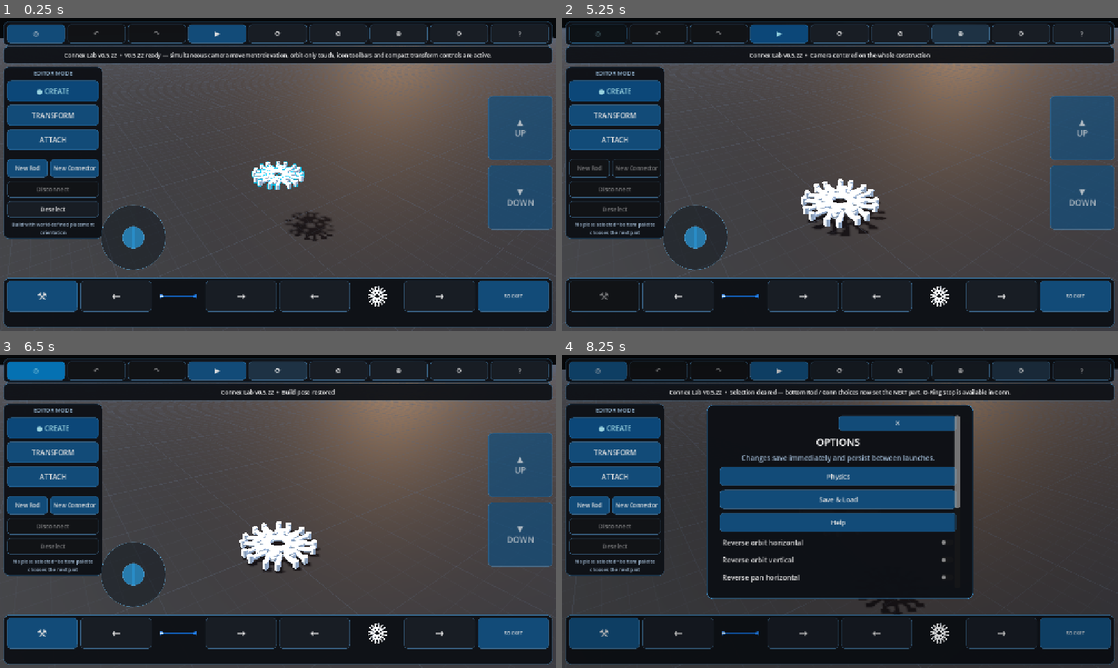
Above: before the commit, frames 1-4 (two rows, left to right).
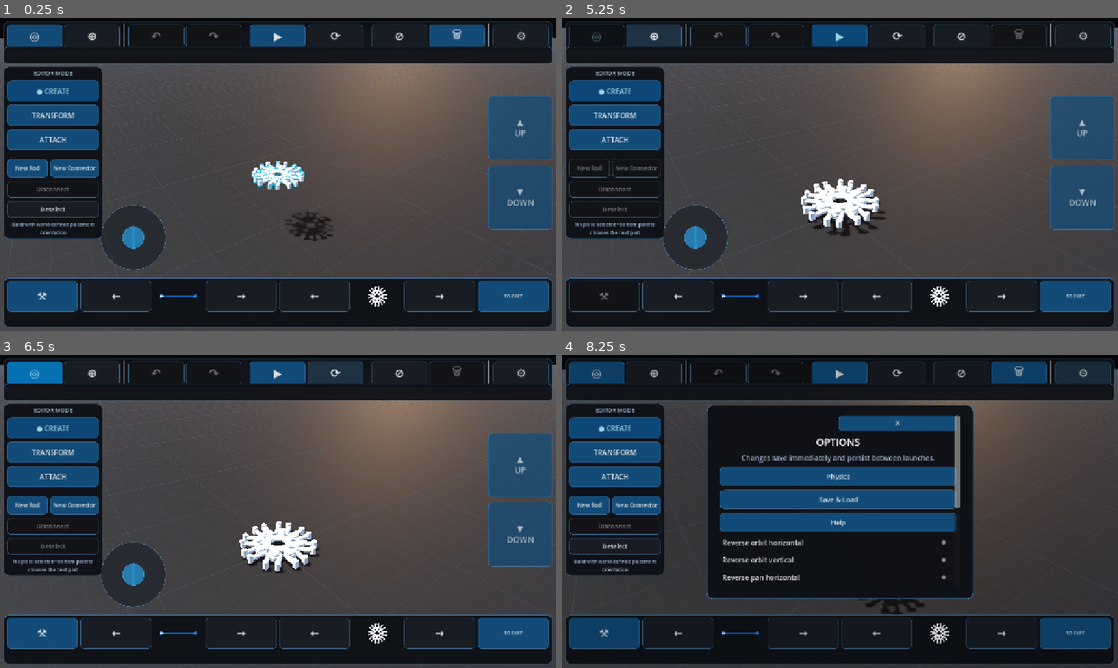
Above: after the commit, the same moments.

Repository: pixel375/connex
Game: Godot game, scene res://Main.tscn
The game is run twice, just before and just after one commit, with the same random seed, the same clock (stepped at 60 frames per second) and the same inputs.
Inputs (mouse positions are in pixels of both pictures, inside the frame that each line leads up to):
- Up to frame 1 (0.25 s): no input
- Up to frame 2 (5.25 s): click "New Rod" at 0.5 s; click "● New Rod" at 1.25 s; click "New Rod" at 2 s; click "● New Rod" at 2.75 s; click "◎" at 3.5 s; click "▶" at 4.25 s; click "⊕" at 5 s
- Up to frame 3 (6.5 s): click "⟳" at 5.75 s
- Up to frame 4 (8.25 s): click "⊘" at 6.5 s; click (878, 539) at 7.25 s, where only the run after the commit has a clickable "Restart"; click "⚙" at 8 s

The runs differ from the first frame. In frame 1, 3.8% of the frame differs, in the area x 0-100%, y 1-14%; in frame 2, 3.8%; in frame 3, 3.2%; in frame 4, 4.4%, in the area x 0-100%, y 1-70%.

Commit message:
Fix v0.5.22 top toolbar finalization

Diff:
--- a/Main.tscn
+++ b/Main.tscn
@@ -1,13 +1,17 @@
-[gd_scene load_steps=3 format=3]
+[gd_scene load_steps=4 format=3]
 
 ; v0.5.22 runtime keeps the v0.5.21 unified transform/camera foundation and adds
-; the touch/UI refresh in main_v081.gd. Physics slider compatibility stays as a
-; separate tiny scene helper so older save/settings behavior remains untouched.
+; the touch/UI refresh in main_v081.gd. Scene helpers preserve legacy physics
+; slider behavior and finalize the icon top bar after the inherited UI is ready.
 [ext_resource type="Script" path="res://scripts/main_v081.gd" id="1_main"]
 [ext_resource type="Script" path="res://scripts/physics_slider_fix_v052.gd" id="2_physics_fix"]
+[ext_resource type="Script" path="res://scripts/ui_topbar_fix_v081.gd" id="3_topbar_fix"]
 
 [node name="Main" type="Node3D"]
 script = ExtResource("1_main")
 
 [node name="PhysicsSliderFixV052" type="Node" parent="."]
 script = ExtResource("2_physics_fix")
+
+[node name="TopBarFixV081" type="Node" parent="."]
+script = ExtResource("3_topbar_fix")
--- /dev/null
+++ b/scripts/ui_topbar_fix_v081.gd
@@ -0,0 +1,104 @@
+extends Node
+
+# Scene-level finalizer for the v0.5.22 top toolbar.
+# Some inherited UI revisions wrap the status label separately from the action
+# buttons. main_v081's first pass therefore cannot safely assume the status
+# label's direct parent is the action HBox. Resolve the toolbar from Select,
+# after the Main node has finished its complete inherited _ready() chain.
+
+func _ready() -> void:
+	call_deferred("_apply_topbar_fix")
+
+
+func _apply_topbar_fix() -> void:
+	var main := get_parent()
+	if main == null:
+		return
+
+	var status := main.get("status_label") as Label
+	if status != null:
+		status.hide()
+		status.mouse_filter = Control.MOUSE_FILTER_IGNORE
+
+	var legacy_delete := main.get("delete_button_v032") as Button
+	if legacy_delete != null:
+		legacy_delete.hide()
+		legacy_delete.mouse_filter = Control.MOUSE_FILTER_IGNORE
+
+	var select_button := main.get("select_button_v020") as Button
+	if select_button == null:
+		return
+	var top_row := select_button.get_parent() as HBoxContainer
+	if top_row == null:
+		return
+
+	var top_parent := top_row.get_parent() as Control
+	if top_parent != null:
+		top_parent.offset_bottom = maxf(top_parent.offset_bottom, 76.0)
+	if top_parent is PanelContainer:
+		(top_parent as PanelContainer).add_theme_stylebox_override("panel", main.call("_panel_style", 0.97, 11))
+	top_row.add_theme_constant_override("separation", 4)
+
+	# Retire the old top-level Help button. Help now lives in Options.
+	for child_value in top_row.get_children():
+		var button := child_value as Button
+		if button != null and button.text == "?":
+			button.hide()
+			button.mouse_filter = Control.MOUSE_FILTER_IGNORE
+
+	var top_delete := main.get("top_delete_button_v081") as Button
+	if top_delete == null:
+		top_delete = main.call("_ui_button", "🗑", Callable(main, "_request_delete_v081"), true) as Button
+		main.set("top_delete_button_v081", top_delete)
+		top_row.add_child(top_delete)
+
+	var center_button := main.get("top_center_button") as Button
+	var undo_button := main.get("top_undo_button") as Button
+	var redo_button := main.get("top_redo_button") as Button
+	var simulate_button := main.get("top_simulate_button") as Button
+	var restore_button := main.get("top_restore_button") as Button
+	var restart_button := main.get("top_restart_button") as Button
+	var options_button := main.get("options_button") as Button
+
+	main.call("_style_top_icon_v081", select_button, "◎", "Select a piece")
+	main.call("_style_top_icon_v081", center_button, "⊕", "Center selected piece / construction")
+	main.call("_style_top_icon_v081", undo_button, "↶", "Undo")
+	main.call("_style_top_icon_v081", redo_button, "↷", "Redo")
+	main.call("_style_top_icon_v081", simulate_button, "▶", "Simulate")
+	main.call("_style_top_icon_v081", restore_button, "⟳", "Restore build pose")
+	main.call("_style_top_icon_v081", restart_button, "⊘", "Restart project")
+	main.call("_style_top_icon_v081", top_delete, "🗑", "Delete selected piece")
+	main.call("_style_top_icon_v081", options_button, "⚙", "Options")
+	main.call("_replace_pressed_callback_v081", restart_button, Callable(main, "_request_restart_v081"))
+
+	# Rebuild separators once so the visible order is deterministic regardless of
+	# how an older inherited toolbar was wrapped.
+	for child_value in top_row.get_children():
+		if child_value is VSeparator:
+			top_row.remove_child(child_value)
+			(child_value as Node).queue_free()
+
+	var separators: Array[VSeparator] = []
+	for _i in range(4):
+		var separator := main.call("_toolbar_separator_v081") as VSeparator
+		separators.append(separator)
+		top_row.add_child(separator)
+
+	var ordered: Array[Node] = [
+		select_button, center_button, separators[0],
+		undo_button, redo_button, separators[1],
+		simulate_button, restore_button, separators[2],
+		restart_button, top_delete, separators[3],
+		options_button,
+	]
+	for i in range(ordered.size()):
+		var node := ordered[i]
+		if node != null and node.get_parent() == top_row:
+			top_row.move_child(node, i)
+
+	main.call("_refresh_top_toolbar_v081")
+	# Keep these retired even if a late inherited UI refresh ran during setup.
+	if status != null:
+		status.hide()
+	if legacy_delete != null:
+		legacy_delete.hide()
--- a/tests/camera_transform_ui_smoke_v078.gd
+++ b/tests/camera_transform_ui_smoke_v078.gd
@@ -1,6 +1,4 @@
 extends SceneTree
-
-const MAIN := preload("res://scripts/main_v081.gd")
 
 var app: Node
 var failed := false
@@ -13,8 +11,16 @@
 	call_deferred("_run")
 
 func _run() -> void:
-	app = MAIN.new()
+	var packed := load("res://Main.tscn") as PackedScene
+	if packed == null:
+		_fail("Main.tscn did not load")
+		quit(1)
+		return
+	app = packed.instantiate()
 	root.add_child(app)
+	# The scene-level topbar finalizer is intentionally deferred until the full
+	# inherited Main _ready() chain has built every toolbar node.
+	await process_frame
 	await process_frame
 	await process_frame
 
